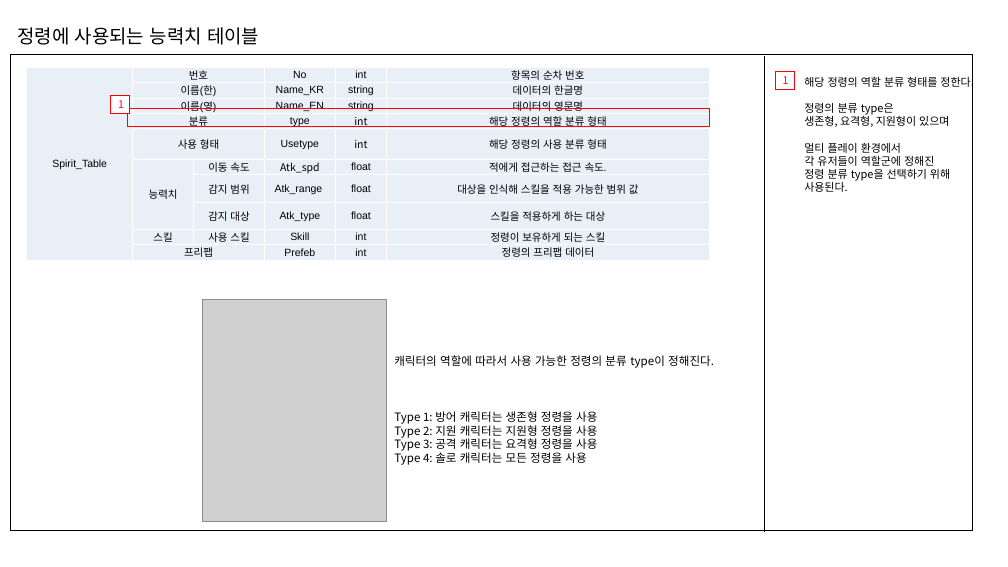
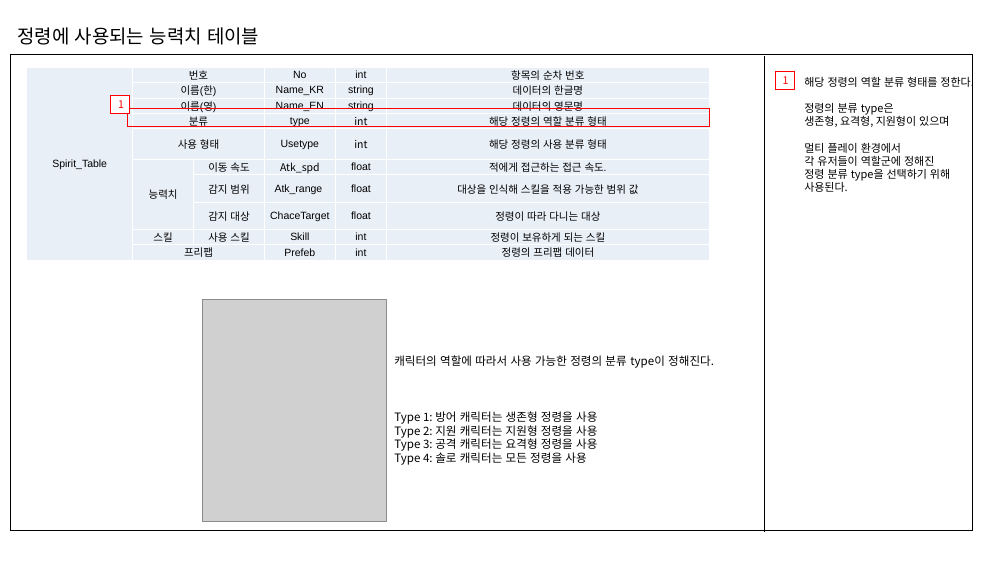
Before and after one commit to hamsoyeon/Yggdrasil, a slide deck: slide 3 of 기획자료/PYG_정령_데이터_김순찬_220329.pptx. Drawn at 1008x567 pixels with LibreOffice and Linux fonts; fonts in the diff are those of the drawing; grey boxes stand for pictures. Boxes give left, top, right and bottom in pixels: in the first picture for what was removed or moved away, otherwise in the second. Text is boxed around its words. In the diff, an @@ line names an element or a change of style, - is before the commit and + after.

Commit message:
정령 데이터 업로드
정령 시스템 데이터들 업로드 합니다.

```diff
--- a/기획자료/PYG_정령_데이터_김순찬_220329.pptx
+++ b/기획자료/PYG_정령_데이터_김순찬_220329.pptx
@@ table at (26, 67, 710, 261) @@
-row 8, column 4: Atk_type
+row 8, column 4: ChaceTarget
-row 8, column 6: 스킬을 적용하게 하는 대상
+row 8, column 6: 정령이 따라 다니는 대상
```
Also in this commit, not shown: 4 other slides changed, 2 other files.
